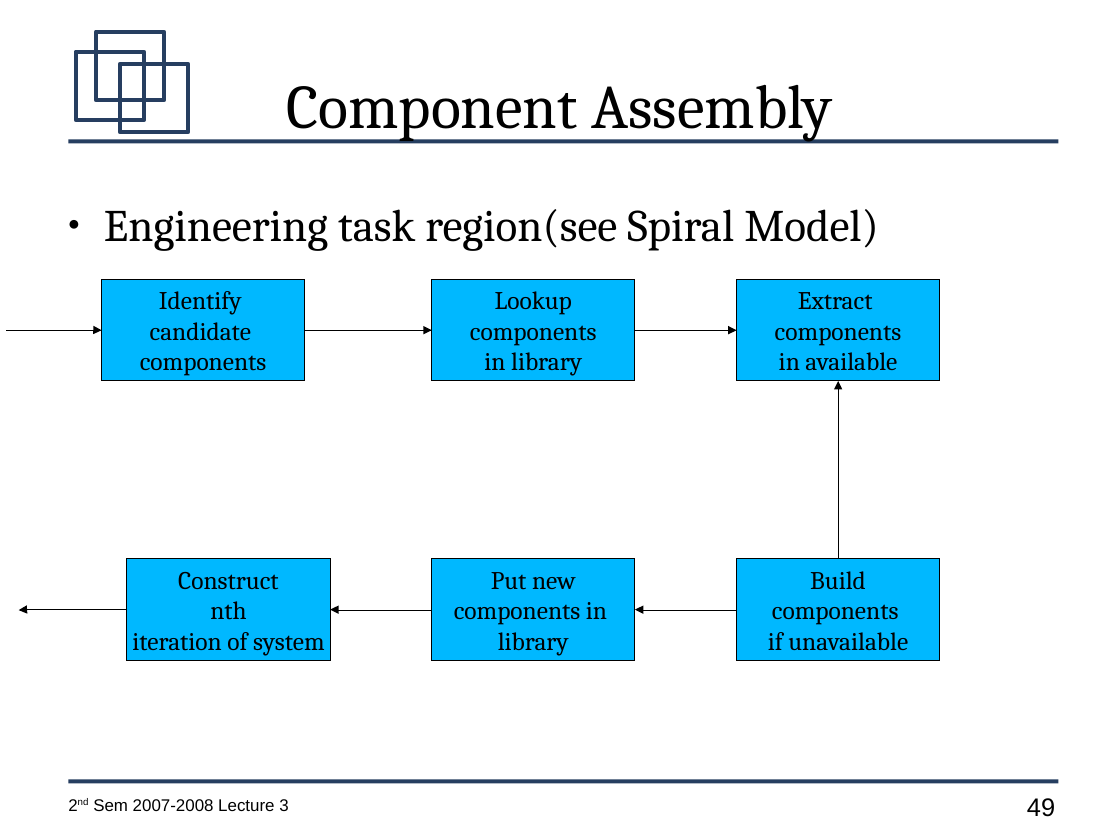
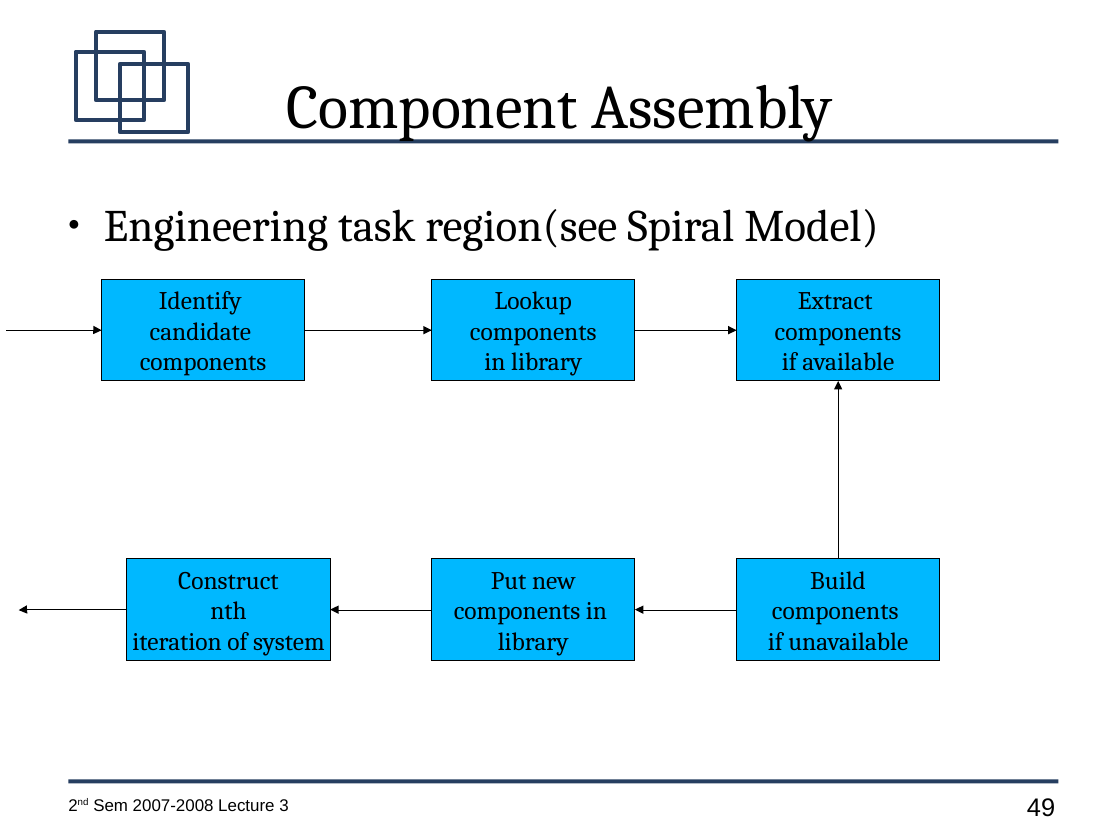
Before and after one commit to jachermocilla/jach-homepage, a slide deck: slide 49 of CMSC128-2nd-Sem-2007-L3.odp. Drawn at 1120x840 pixels with LibreOffice and Linux fonts; fonts in the diff are those of the drawing. Boxes give left, top, right and bottom in pixels: in the first picture for what was removed or moved away, otherwise in the second. Text is boxed around its words. In the diff, an @@ line names an element or a change of style, - is before the commit and + after.

```diff
--- a/CMSC128-2nd-Sem-2007-L3.odp
+++ b/CMSC128-2nd-Sem-2007-L3.odp
@@ text in rectangle at (782, 352, 894, 370): text changed @@
-in available
+if available
```
Also in this commit, not shown: 1 other slide changed, 1 other file.
